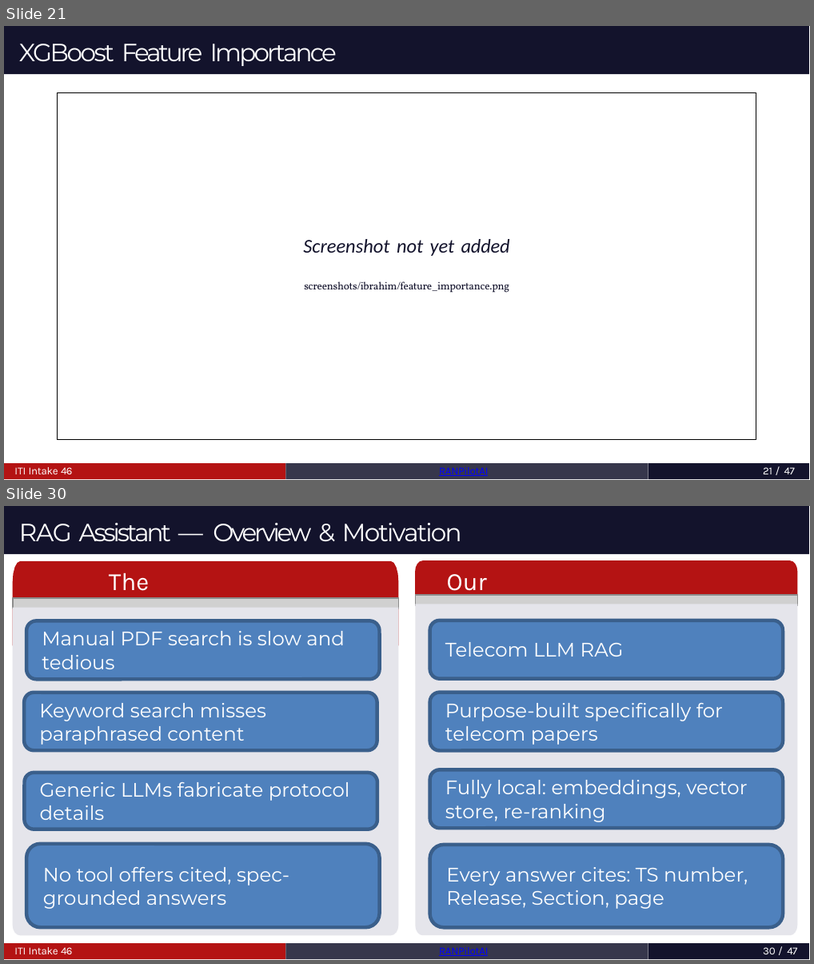
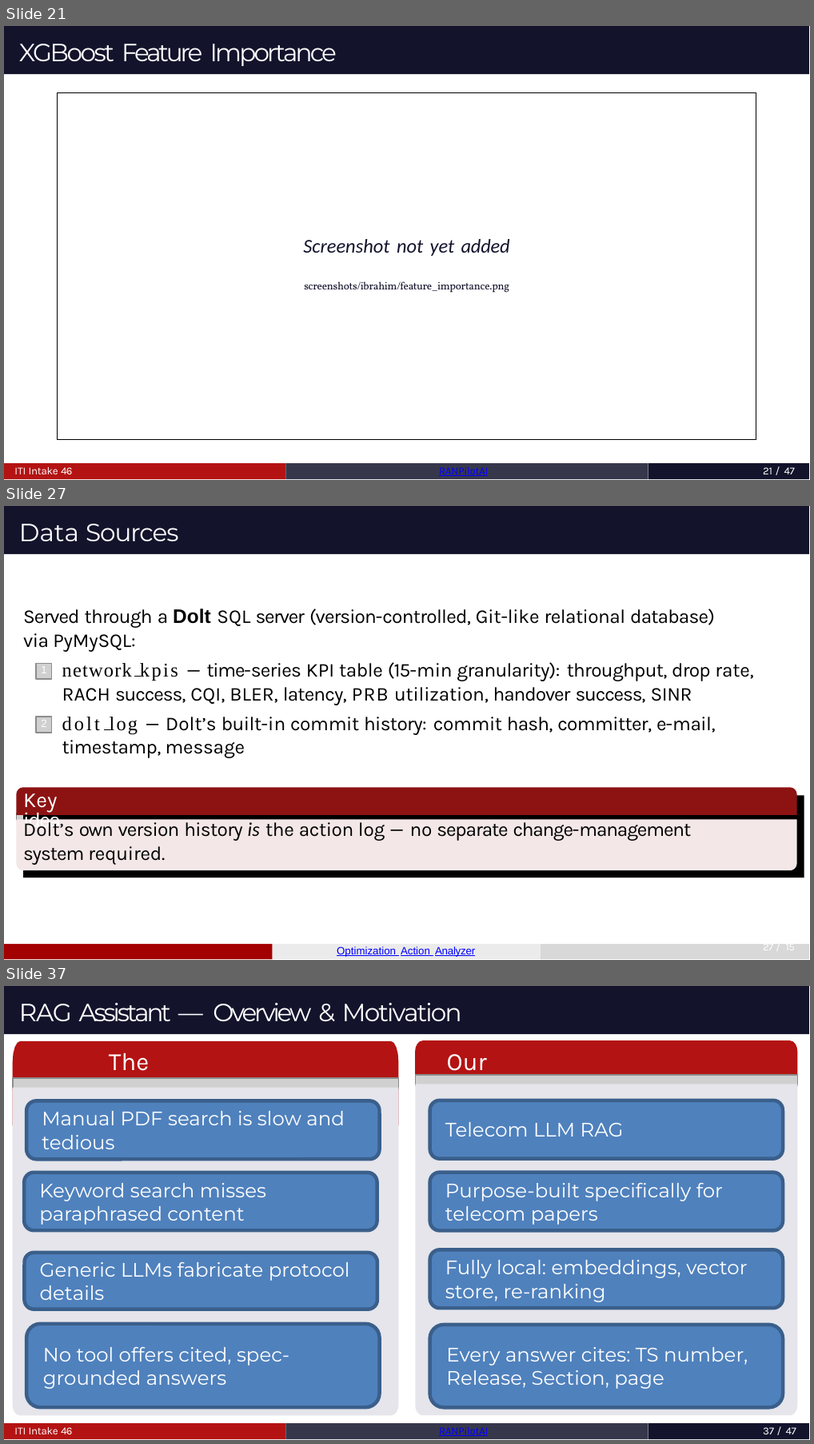
Before and after one commit to MahmoudAshrafYadem/ITI-Graduation_project, a slide deck: RANPilotAi_Graduation_Project_BOOK/presentation.pptx. Shown one above the other, each under a label of ours: slides 21 and 30 before the commit, slides 21, 27 and 37 after it; the slides between them are not shown. The pictures are 814x964 and 814x1444 pixels, drawn with LibreOffice and Linux fonts; fonts in the diff are those of the drawing; grey boxes stand for pictures. Boxes give left, top, right and bottom in pixels: in the first picture for what was removed or moved away, otherwise in the second. Text is boxed around its words. In the diff, an @@ line names an element or a change of style, - is before the commit and + after.

```diff
--- a/RANPilotAi_Graduation_Project_BOOK/presentation.pptx
+++ b/RANPilotAi_Graduation_Project_BOOK/presentation.pptx
@@ slide 27 added at <box>4,506,810,960</box>, background #FFFFFF; not listed: 1 template element that a slide beside it also shows @@
@@ title added at <box>19,524,178,541</box>, 14 pt, text #FFFFFF @@
+Data Sources
@@ text added at <box>23,608,715,652</box>, 11 pt, text #000000 @@
+Served through a Dolt SQL server (version-controlled, Git-like relational database) via PyMySQL:
@@ picture added at <box>36,663,51,679</box> @@
@@ text added at <box>41,666,46,673</box>, 6 pt, text #FFFFFF @@
+1
@@ text added at <box>62,662,754,758</box>, 11 pt, text #000000 @@
+network kpis — time-series KPI table (15-min granularity): throughput, drop rate,
+RACH success, CQI, BLER, latency, PRB utilization, handover success, SINR
+dolt log — Dolt’s built-in commit history: commit hash, committer, e-mail, timestamp, message
@@ freeform shape added at <box>134,676,141,676</box>, outline #000000 0.4 pt @@
@@ picture added at <box>36,717,51,732</box> @@
@@ text added at <box>41,720,46,727</box>, 6 pt, text #FFFFFF @@
+2
@@ freeform shape added at <box>104,730,110,730</box>, outline #000000 0.4 pt @@
@@ freeform shape added at <box>17,787,798,816</box>, fill #8D1313 @@
@@ text added at <box>23,793,61,832</box>, 12 pt, text #FFFFFF @@
+Key idea
@@ picture added at <box>17,812,798,820</box> @@
@@ freeform shape added at <box>23,795,804,876</box>, fill #000000 @@
@@ freeform shape added at <box>17,819,798,870</box>, fill #F3E7E7 @@
@@ text added at <box>23,818,692,864</box>, 11 pt, text #000000 @@
+Dolt’s own version history is the action log — no separate change-management system required.
@@ freeform shape added at <box>4,943,272,959</box>, fill #A30000 @@
@@ freeform shape added at <box>272,943,541,959</box>, fill #EBEBEB @@
@@ text added at <box>337,946,475,956</box>, 6 pt, text #0000FF, underline @@
+Optimization Action Analyzer
@@ freeform shape added at <box>541,943,809,959</box>, fill #D8D8D8 @@
@@ page number added at <box>763,939,795,952</box>, 6 pt, text #FFFFFF @@
+27 / 15
@@ what was slide 30 is now slide 37 @@
@@ page number at <box>763,1427,797,1434</box>: text changed @@
-30 / 47
+37 / 47
```
Also in this commit, not shown: 2 slides changed, 13 other slides added, 6 slides removed.
